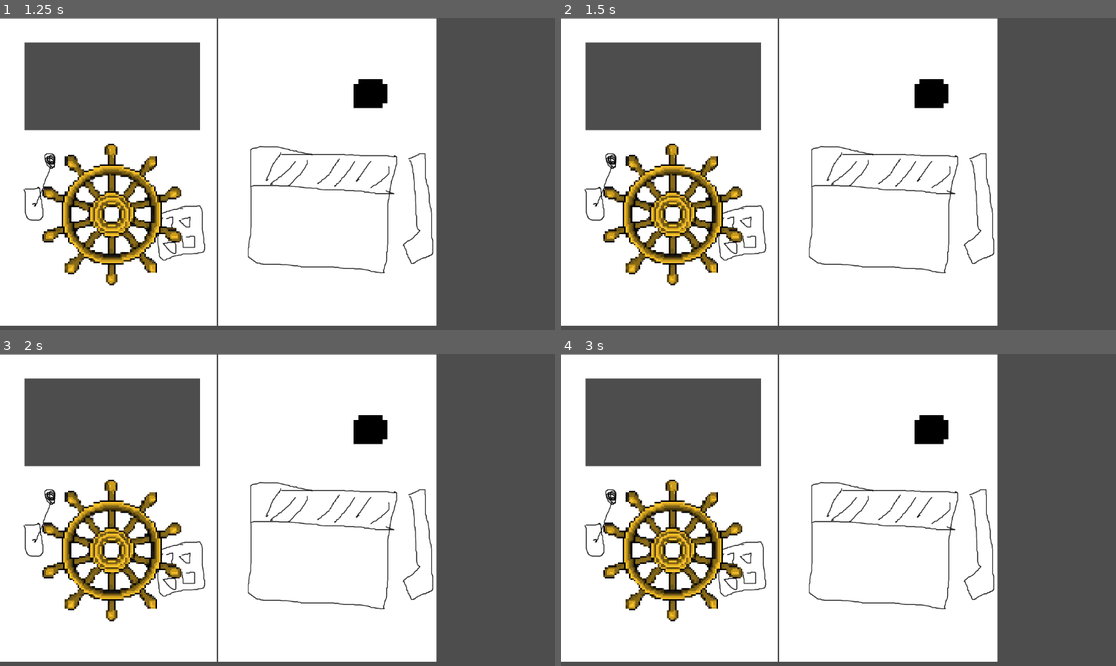
Above: before the commit, frames 1-4 (two rows, left to right).
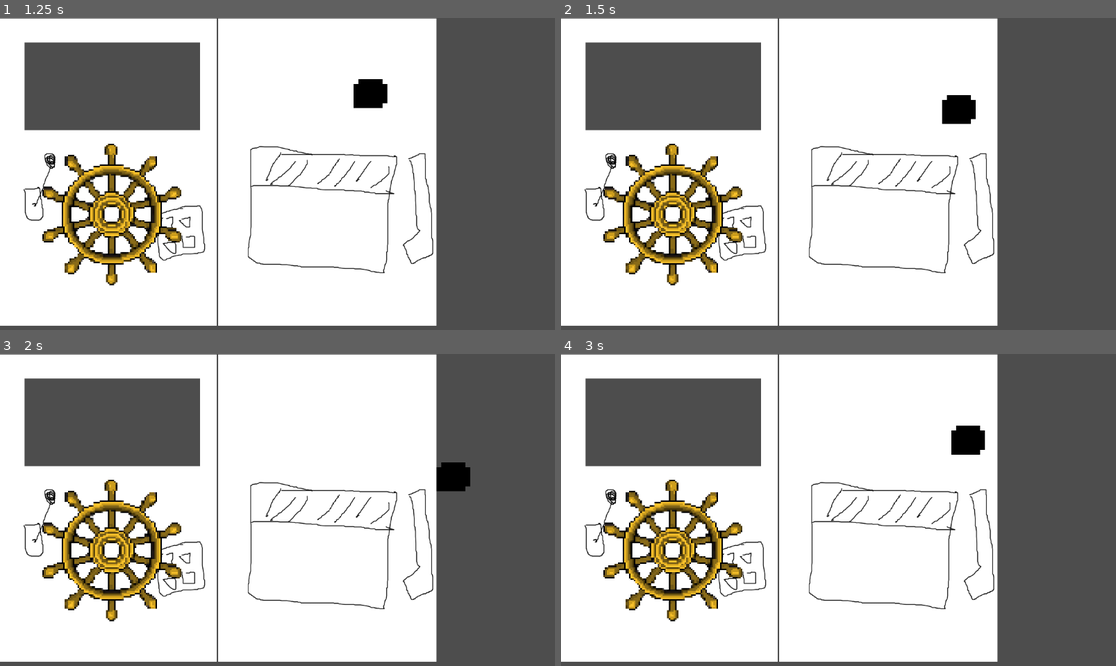
Above: after the commit, the same moments.

Repository: alifeee/space-pirates
Game: Godot game, scene res://NodeScenes/Main.tscn
Same seed, same stepped clock (60 frames per second), same inputs: the game is played once before the commit and once after it.
Inputs (mouse positions are in pixels of both pictures, inside the frame that each line leads up to):
- Up to frame 1 (1.25 s): tap Enter at 0.5 s; move the mouse to (399, 158) at 0.52 s; hold Right (right) from 0.53 s (still down); tap Space (add_coal) at 0.6 s; click (399, 158) at 0.67 s; tap Up (ui_up) at 0.77 s
- Up to frame 2 (1.5 s): release Right (right) at 1.25 s; tap Space (add_coal) at 1.25 s; drag from (727, 189) to (810, 236) at 1.27 s
- Up to frame 3 (2 s): no input
- Up to frame 4 (3 s): tap Enter at 2 s; move the mouse to (894, 441) at 2.02 s; hold Left (left) 2.03-2.75 s; tap Space (add_coal) at 2.1, 2.75 s; click (894, 441) at 2.17 s; drag from (810, 572) to (672, 463) at 2.77 s

Frame 1 is identical in both runs. In frame 2, 1.0% of the frame differs, in the area x 63-75%, y 19-35%; in frame 3, 1.1%; in frame 4, 1.1%, in the area x 63-77%, y 19-33%.

Commit message:
COAL CONTOL

Diff:
--- a/NodeScenes/Coal.gd
+++ b/NodeScenes/Coal.gd
@@ -22,9 +22,19 @@
 	if event is InputEventJoypadButton:
 		if event.pressed and event.button_index == 0: # Adjust button_index as per your joystick configuration
 			dragging = true
-			offset = event.position - position
+			offset = get_viewport().get_mouse_position() - position
 		elif !event.pressed and event.button_index == 0: # Adjust button_index as per your joystick configuration
 			dragging = false
 
+	if event is InputEventMouseButton:
+		if event.pressed and event.button_index == MOUSE_BUTTON_LEFT:
+			dragging = true
+			offset = event.position - position
+		elif !event.pressed and event.button_index == MOUSE_BUTTON_LEFT:
+			dragging = false
+
+	if event is InputEventMouseMotion and dragging:
+		set_position(get_viewport().get_mouse_position() - offset)
+
 	if event is InputEventJoypadMotion and dragging:
 		set_position(get_viewport().get_mouse_position() - offset)
